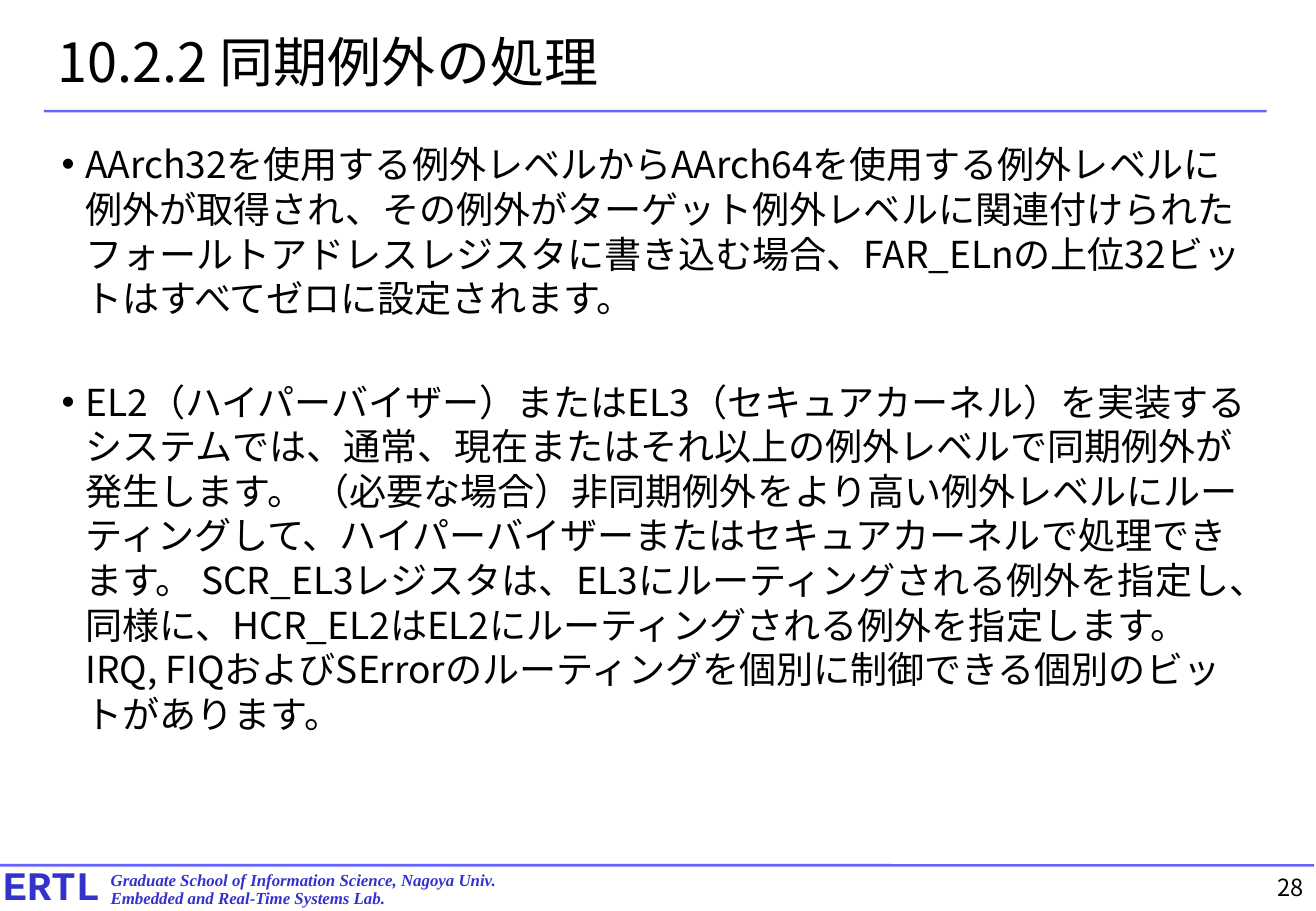
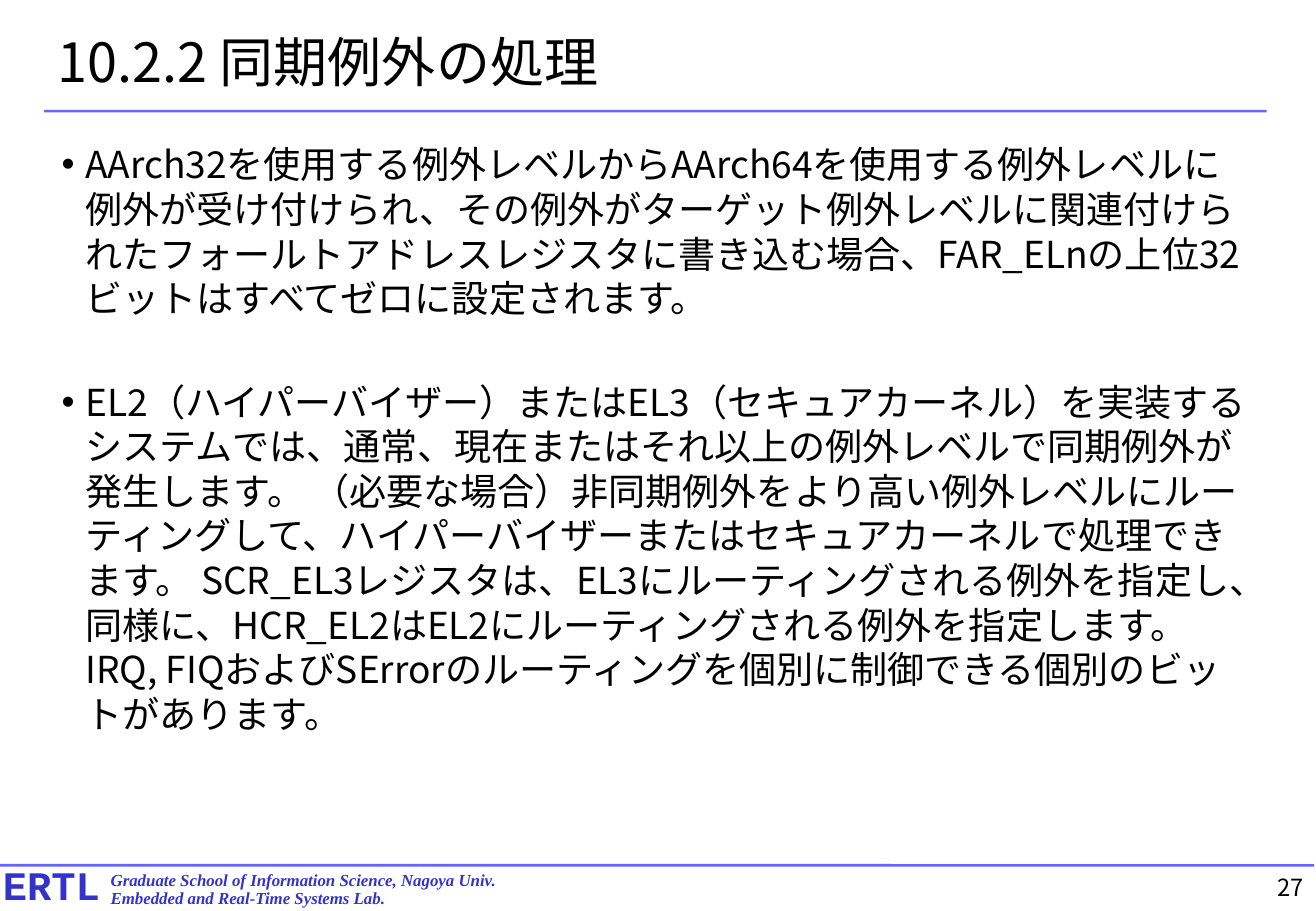
Before and after one commit to exshonda/arm64_basic, a slide deck: slide 27 of text/8.chapter10.pptx (slide 28 before the commit). Drawn at 1316x911 pixels with LibreOffice and Linux fonts; fonts in the diff are those of the drawing. Boxes give left, top, right and bottom in pixels: in the first picture for what was removed or moved away, otherwise in the second. Text is boxed around its words. In the diff, an @@ line names an element or a change of style, - is before the commit and + after.

```diff
--- a/text/8.chapter10.pptx
+++ b/text/8.chapter10.pptx
@@ text at [86,191,1241,315]: text changed @@
-• AArch32を使用する例外レベルからAArch64を使用する例外レベルに例外が取得され、その例外がターゲット例外レベルに関連付けられたフォールトアドレスレジスタに書き込む場合、FAR_ELnの上位32ビットはすべてゼロに設定されます。
+• AArch32を使用する例外レベルからAArch64を使用する例外レベルに例外が受け付けられ、その例外がターゲット例外レベルに関連付けられたフォールトアドレスレジスタに書き込む場合、FAR_ELnの上位32ビットはすべてゼロに設定されます。
@@ page number at [1278,878,1304,896]: text changed @@
-28
+27
```
Also in this commit, not shown: 15 other slides changed, 1 slide removed.
